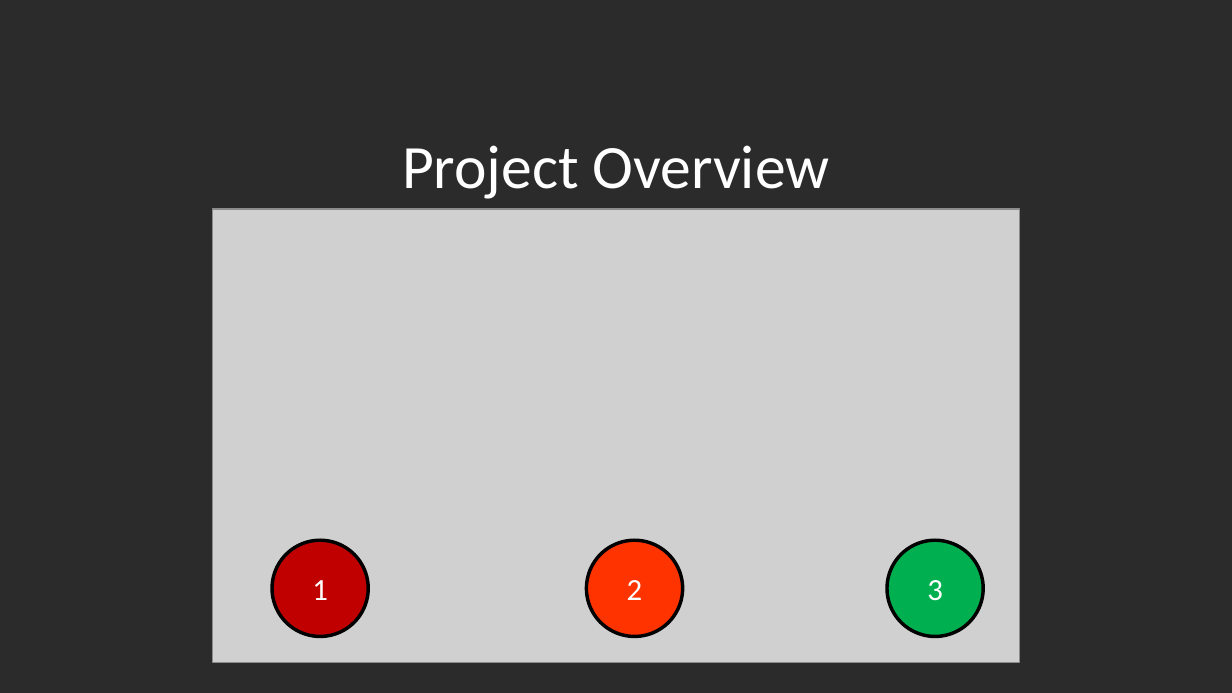
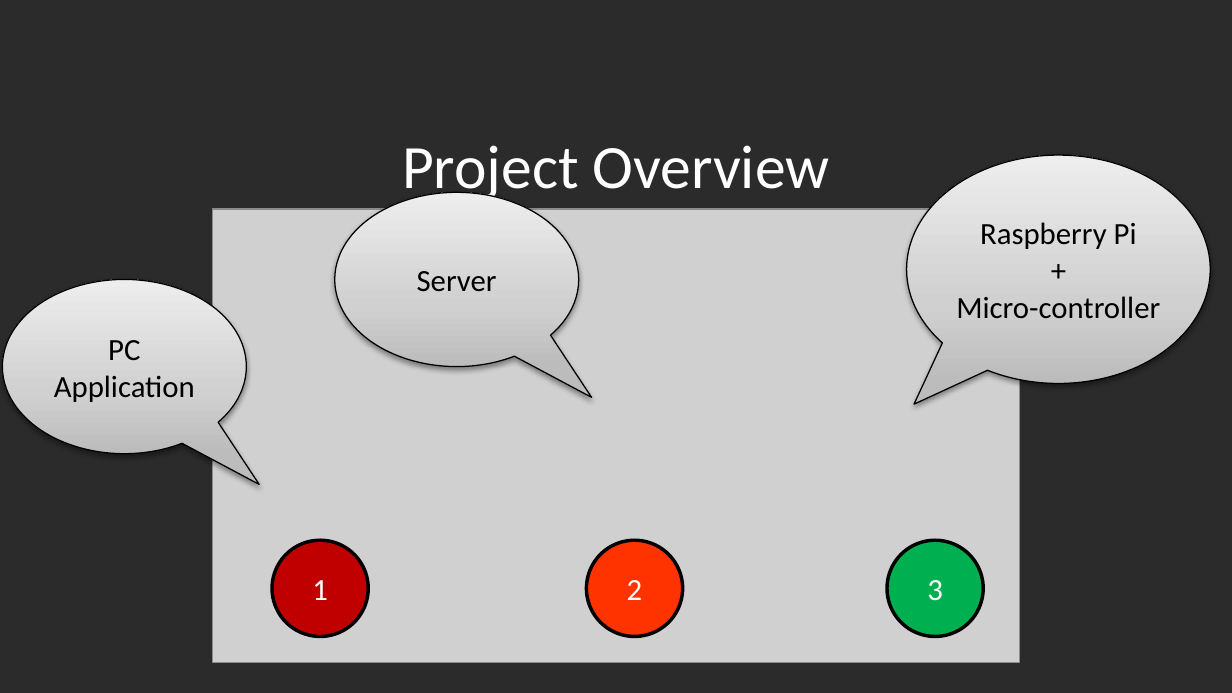
Before and after one commit to Marcelle-Samir/Firmware_Over_The_Air, a slide deck: slide 3 of Project proposal.pptx. Drawn at 1232x693 pixels with LibreOffice and Linux fonts; fonts in the diff are those of the drawing; grey boxes stand for pictures; background and template pictures are left out; a plain dark background stands for a picture behind light text. Boxes give left, top, right and bottom in pixels: in the first picture for what was removed or moved away, otherwise in the second. Text is boxed around its words. In the diff, an @@ line names an element or a change of style, - is before the commit and + after.

Commit message:
Project proposal V1.1

```diff
--- a/Project proposal.pptx
+++ b/Project proposal.pptx
@@ speech bubble added at [907, 155, 1210, 383], fill gradient #BDBDBD to #D1D1D1 to #EEEEEE, outline #000000 0.75 pt, 18 pt, text #000000 @@
+Raspberry Pi
++
+Micro-controller
@@ speech bubble added at [335, 192, 579, 366], fill gradient #BDBDBD to #D1D1D1 to #EEEEEE, outline #000000 0.75 pt, 18 pt, text #000000 @@
+Server
@@ speech bubble added at [2, 280, 246, 453], fill gradient #BDBDBD to #D1D1D1 to #EEEEEE, outline #000000 0.75 pt, 18 pt, text #000000 @@
+PC Application
```
Also in this commit, not shown: 16 other slides changed, 1 slide added, 3 slides removed.
